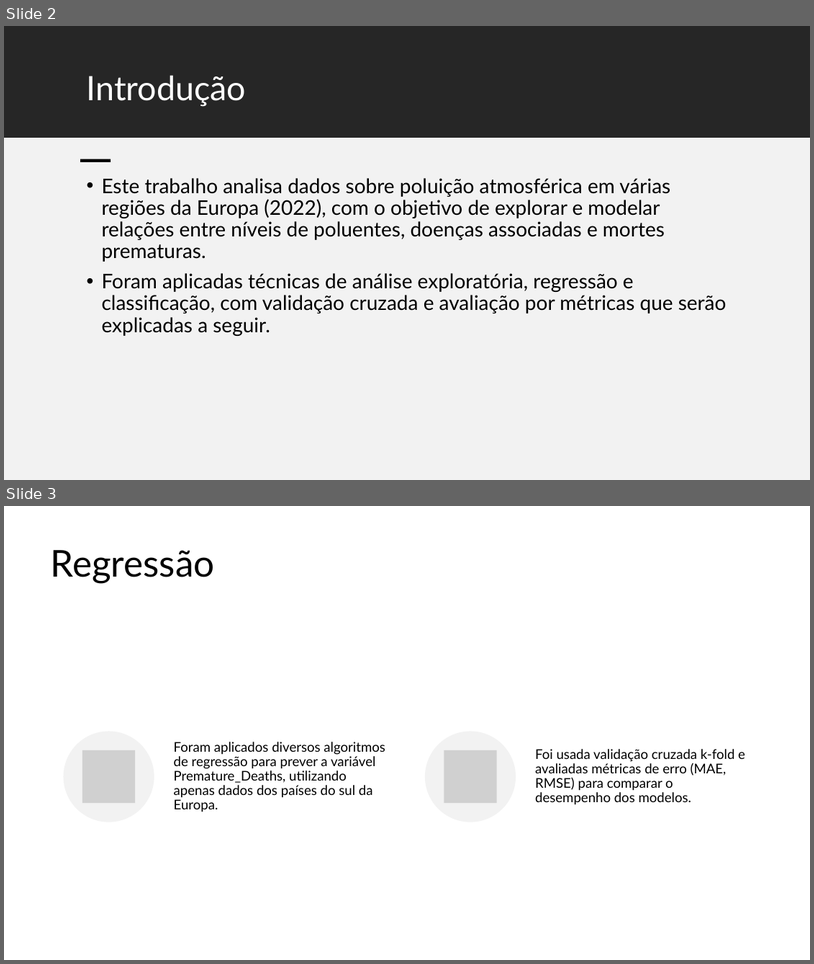
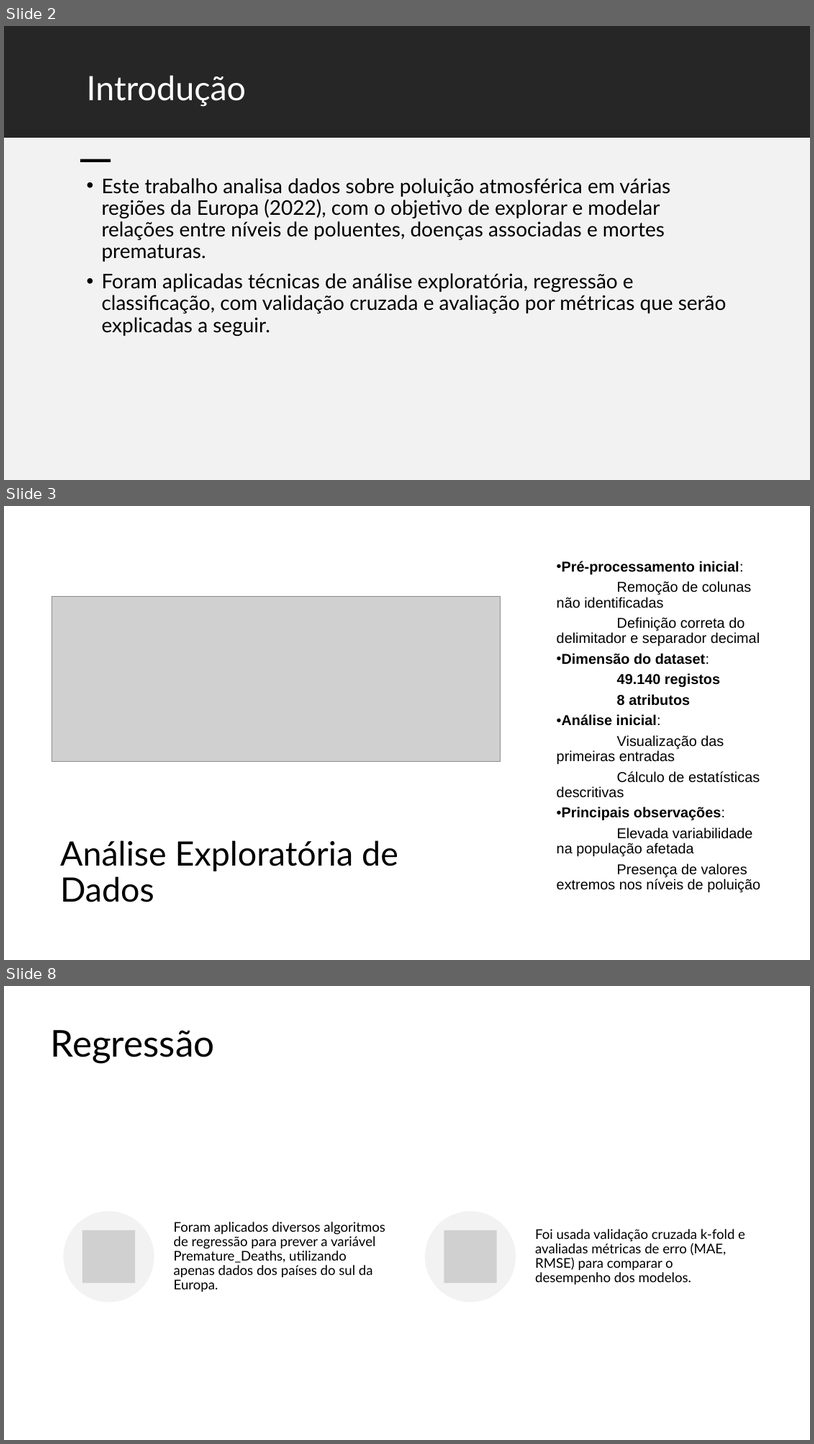
Before and after one commit to JoaoPinto1220663/ANADI_MFC_3DI_1220664_1220663_1220665, a slide deck: apresentação/ANADI - Trabalho Prático 2.pptx. Shown one above the other, each under a label of ours: slides 2 and 3 before the commit, slides 2, 3 and 8 after it; the slides between them are not shown. The pictures are 814x964 and 814x1444 pixels, drawn with LibreOffice and Linux fonts; fonts in the diff are those of the drawing; grey boxes stand for pictures. Boxes give left, top, right and bottom in pixels: in the first picture for what was removed or moved away, otherwise in the second. Text is boxed around its words. In the diff, an @@ line names an element or a change of style, - is before the commit and + after.

```diff
--- a/apresentação/ANADI - Trabalho Prático 2.pptx
+++ b/apresentação/ANADI - Trabalho Prático 2.pptx
@@ slide 3 added at bbox=[4, 506, 810, 960], background #FFFFFF @@
@@ rectangle added at bbox=[4, 506, 505, 960], fill #FFFFFF @@
@@ text added at bbox=[557, 561, 761, 893], 17 pt, text #000000 @@
+• Pré-processamento inicial:
+Remoção de colunas não identificadas
+Definição correta do delimitador e separador decimal
+• Dimensão do dataset:
+49.140 registos
+8 atributos
+• Análise inicial:
+Visualização das primeiras entradas
+Cálculo de estatísticas descritivas
+• Principais observações:
+Elevada variabilidade na população afetada
+Presença de valores extremos nos níveis de poluição
@@ picture added at bbox=[52, 596, 501, 762] @@
@@ title added at bbox=[60, 840, 399, 902], 40 pt, text #000000 @@
+Análise Exploratória de Dados
@@ what was slide 3 is now slide 8 @@
```
Also in this commit, not shown: 4 other slides added.
